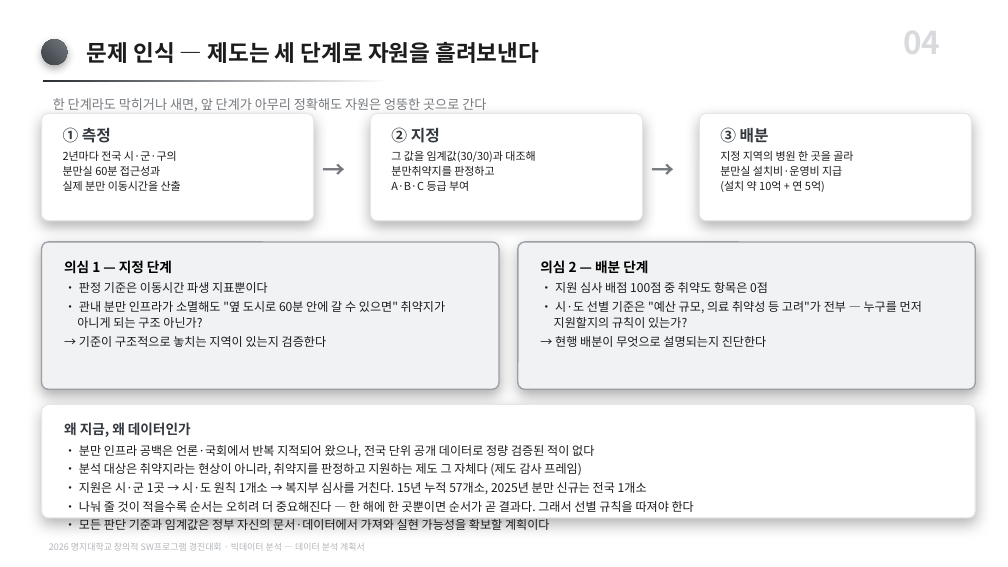
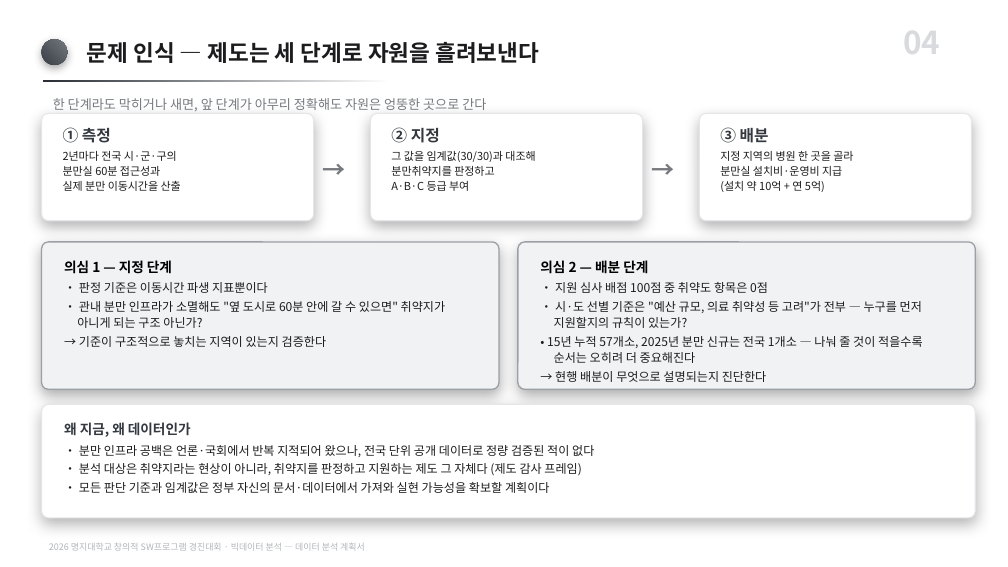
Before and after one commit to karvvan/maternity-care-policy-audit, a slide deck: slide 4 of 05_작업자료/_PPT생성본/데이터분석_계획서.pptx. Drawn at 1008x567 pixels with LibreOffice and Linux fonts; fonts in the diff are those of the drawing. Boxes give left, top, right and bottom in pixels: in the first picture for what was removed or moved away, otherwise in the second. Text is boxed around its words. In the diff, an @@ line names an element or a change of style, - is before the commit and + after.

Commit message:
계획서 PPT 반영 — 희소성 논거 + 용어 정리
- 용어 정리(연구→프로젝트, 연구 질문→핵심 질문, RQ→Q) 문단 17개 적용.
- 희소성 논거를 '검증 타겟 2 — 배분 단계' 카드에 별도 항목으로 추가.
  처음엔 '왜 지금' 카드 마지막 줄에 이어 붙어 한 줄로 뭉쳤고 글머리표도
  빠졌다. 주제가 맞는 배분 카드로 옮기고 항목을 분리해 바로잡았다.
- PPT_패치에 insert_bullet_before() 추가. 문단 XML을 복제해 끼워 넣으므로
  서식이 유지된다. 문장을 기존 문단에 이어 붙이면 뭉치는 문제를 없앤다.
- 생성기도 같은 자리로 동기화해 재생성 시 되돌아가지 않게 함.

대표자가 직접 고친 문구(검증 타겟 1/2, '왜 지금, 데이터 분석이 필요한가?',
발단 제목 등) 전부 보존 확인.

```diff
--- a/05_작업자료/_PPT생성본/데이터분석_계획서.pptx
+++ b/05_작업자료/_PPT생성본/데이터분석_계획서.pptx
@@ text at (547,336,923,363): paragraph added @@
+• 15년 누적 57개소, 2025년 분만 신규는 전국 1개소 — 나눠 줄 것이 적을수록 순서는 오히려 더 중요해진다
@@ text at (79,482,694,512): paragraphs removed @@
-• 지원은 시·군 1곳 → 시·도 원칙 1개소 → 복지부 심사를 거친다. 15년 누적 57개소, 2025년 분만 신규는 전국 1개소
-• 나눠 줄 것이 적을수록 순서는 오히려 더 중요해진다 — 한 해에 한 곳뿐이면 순서가 곧 결과다. 그래서 선별 규칙을 따져야 한다
```
Also in this commit, not shown: 3 other files.
